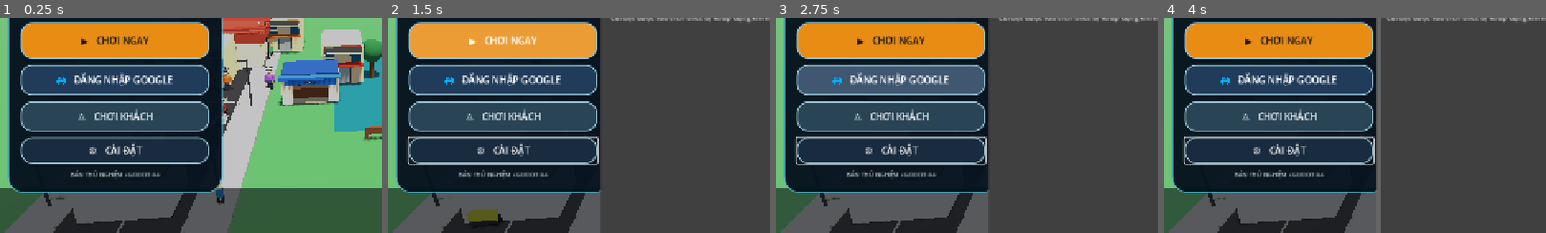
Above: before the commit, frames 1-4 (left to right).
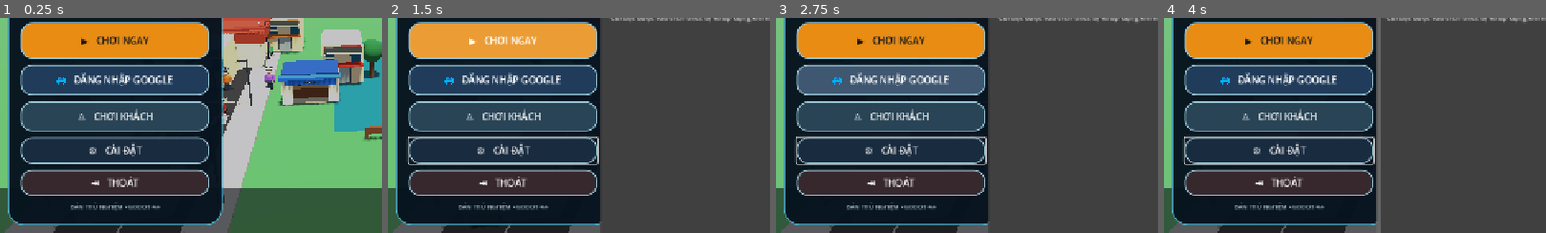
Above: after the commit, the same moments.

Repository: temu838655-dev/Vi-t-Nam-Du-L-ch
Game: Godot game, scene res://scenes/main.tscn
Two runs of this game, one before a commit and one after it. Both use one fixed random seed, a clock stepped at 60 frames per second and the inputs below.
Inputs:
- Up to frame 1 (0.25 s): no input
- Up to frame 2 (1.5 s): click "⚙ CÀI ĐẶT" at 0.5 s; click "▶ CHƠI NGAY" at 1.25 s
- Up to frame 3 (2.75 s): click "🌐 ĐĂNG NHẬP GOOGLE" at 2 s
- Up to frame 4 (4 s): click "♙ CHƠI KHÁCH" at 2.75 s; click "Trung bình" at 3.5 s
The pictures show only the part of the screen within x 1-51%, y 40-90%; the shares and areas given below are measured in that part.

The runs differ from the first frame. In frame 1, 13% of the frame differs, in the area x 2-59%, y 70-97%; in frame 2, 12%; in frame 3, 12%; in frame 4, 12%.

Commit message:
Add exit action and reliable close handling to menu settings

Diff:
--- a/Godot/scripts/main.gd
+++ b/Godot/scripts/main.gd
@@ -217,6 +217,17 @@
 	settings_button.pressed.connect(_show_menu_settings)
 	content.add_child(settings_button)
 
+	var exit_button := Button.new()
+	exit_button.text = "⇥   THOÁT"
+	exit_button.custom_minimum_size = Vector2(0, 44)
+	exit_button.size_flags_horizontal = Control.SIZE_EXPAND_FILL
+	_style_menu_button(exit_button, Color(0.22, 0.16, 0.18, 0.98))
+	exit_button.pressed.connect(func() -> void:
+		_save_current_game()
+		get_tree().quit()
+	)
+	content.add_child(exit_button)
+
 	var version := Label.new()
 	version.text = "BẢN THỬ NGHIỆM • GODOT 4.4"
 	version.horizontal_alignment = HORIZONTAL_ALIGNMENT_CENTER
@@ -333,6 +344,7 @@
 	layout.add_child(reset_note)
 	dialog.confirmed.connect(dialog.queue_free)
 	dialog.canceled.connect(dialog.queue_free)
+	dialog.close_requested.connect(dialog.queue_free)
 	dialog.popup_centered(Vector2i(520, 480))
 
 func _apply_menu_graphics_preset(quality: String) -> void:
